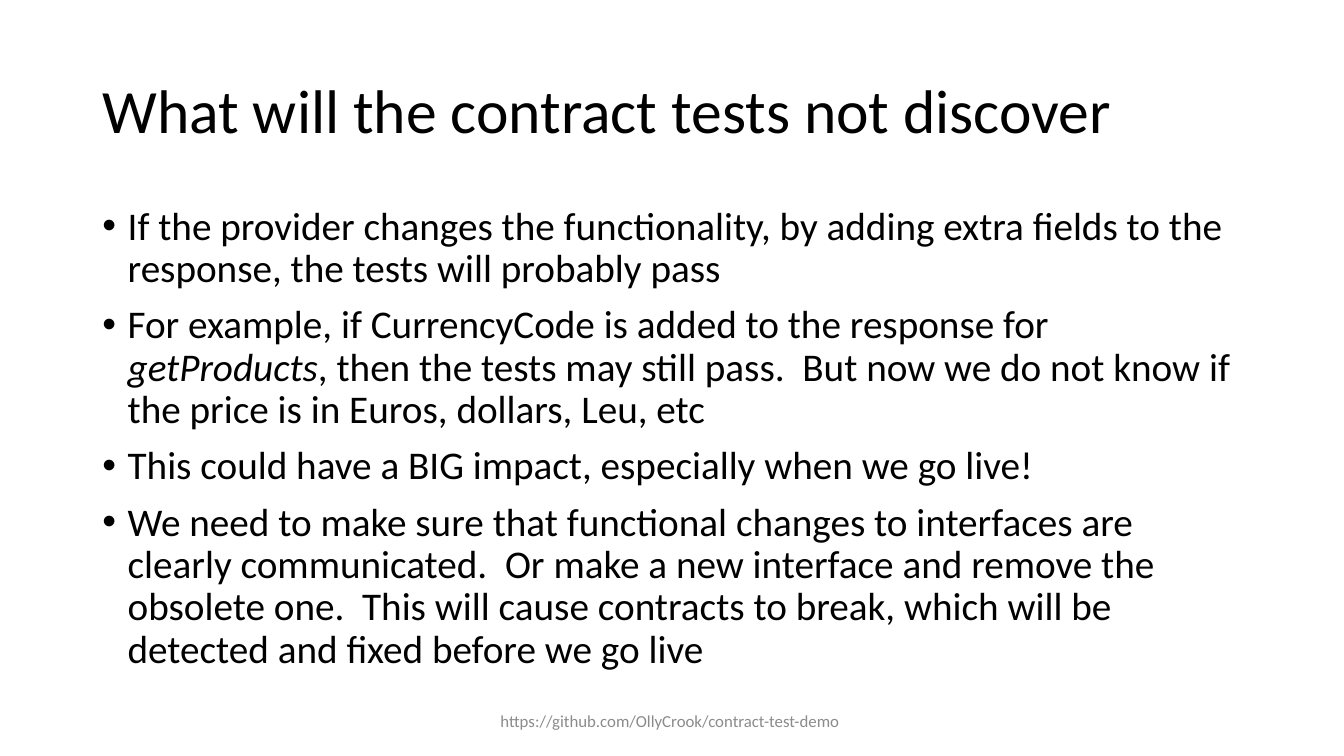
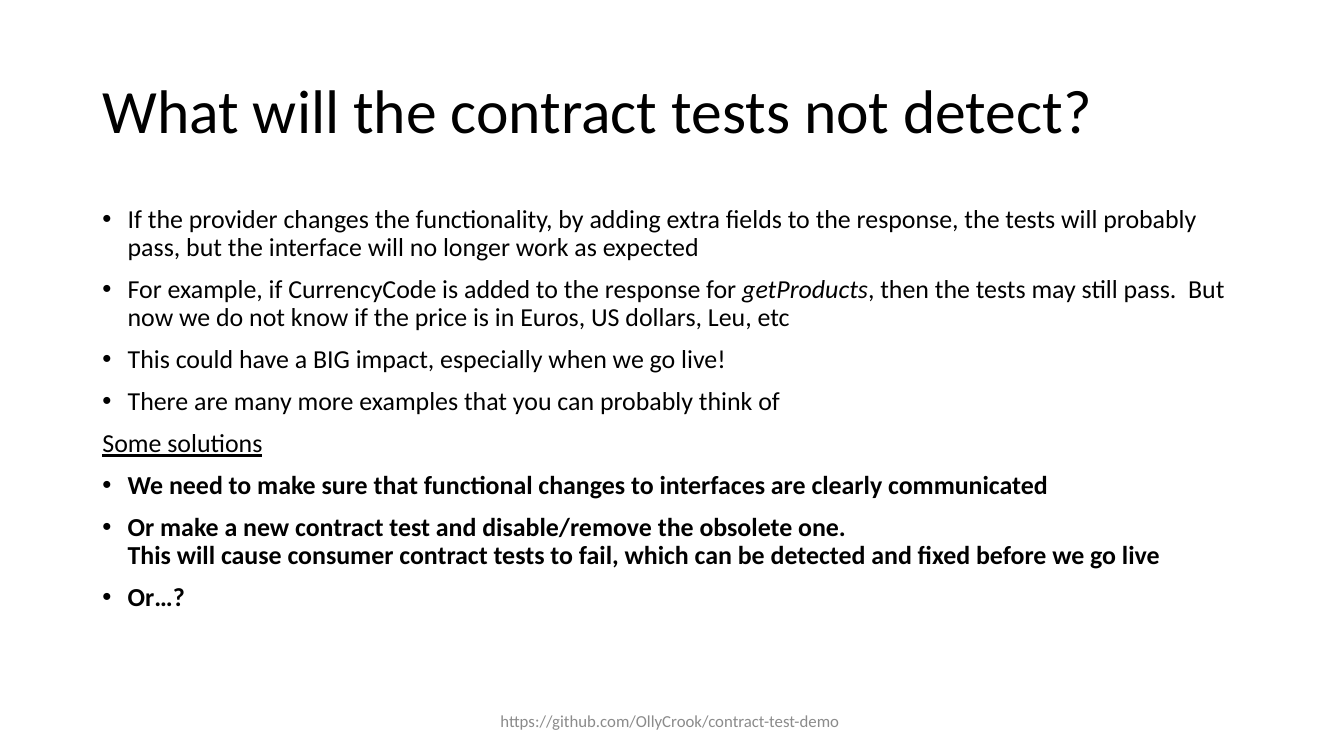
Before and after one commit to OllyCrook/contract-test-demo, a slide deck: slide 32 of Contract-testing-presentation.pptx (slide 16 before the commit). Drawn at 1344x756 pixels with LibreOffice and Linux fonts; fonts in the diff are those of the drawing. Boxes give left, top, right and bottom in pixels: in the first picture for what was removed or moved away, otherwise in the second. Text is boxed around its words. In the diff, an @@ line names an element or a change of style, - is before the commit and + after.

```diff
--- a/Contract-testing-presentation.pptx
+++ b/Contract-testing-presentation.pptx
@@ title at [102,90,1091,134]: text changed @@
-What will the contract tests not discover
+What will the contract tests not detect?
@@ text at [128,210,1224,331]: text changed; size 28 to 18.5 pt @@
-• If the provider changes the functionality, by adding extra fields to the response, the tests will probably pass
-• For example, if CurrencyCode is added to the response for getProducts, then the tests may still pass. But now we do not know if the price is in Euros, dollars, Leu, etc
+• If the provider changes the functionality, by adding extra fields to the response, the tests will probably pass, but the interface will no longer work as expected
+• For example, if CurrencyCode is added to the response for getProducts, then the tests may still pass. But now we do not know if the price is in Euros, US dollars, Leu, etc
@@ text at [128,350,726,373]: size 28 to 18.5 pt in "This could have a BIG impact, especially ..." @@
@@ text at [102,392,1160,606]: text changed; size 28 to 18.5 pt; bold on @@
-• We need to make sure that functional changes to interfaces are clearly communicated. Or make a new interface and remove the obsolete one. This will cause contracts to break, which will be detected and fixed before we go live
+• There are many more examples that you can probably think of
+Some solutions
+• We need to make sure that functional changes to interfaces are clearly communicated
+• Or make a new contract test and disable/remove the obsolete one.
+  This will cause consumer contract tests to fail, which can be detected and fixed before we go live
+• Or…?
```
Also in this commit, not shown: 16 other slides changed, 20 slides added, 25 other files.
